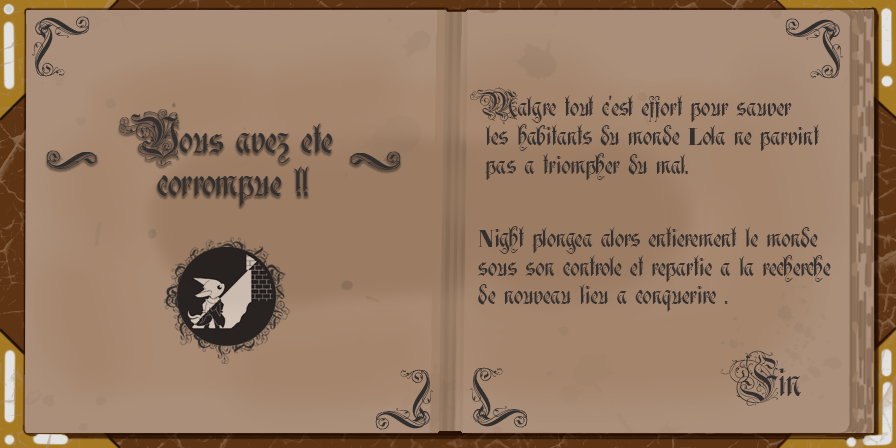
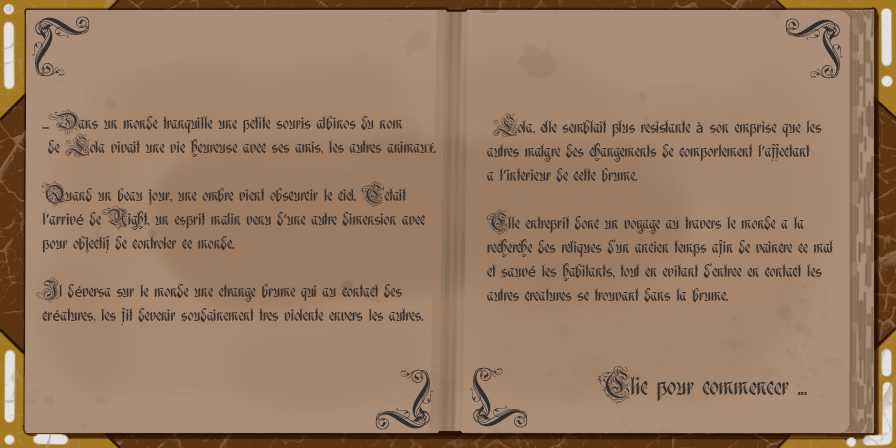
Two versions of the same layered image (w=896, h=448). Layer-by-layer changes:
showed "Clic pour commencer ..." over [597, 366, 807, 405]
showed "Lola, elle semblait plus resistante à son emprise que les aut" over [485, 113, 833, 302]
showed "... Dans un monde tranquille une petite souris albinos du nom", painted on it over [36, 109, 436, 325]
hid group "logo" (3 layers) over [164, 237, 290, 364]
hid "Calque 3" over [177, 247, 276, 346]
hid "logodeco" over [164, 237, 290, 364]
hid "Ellipse 1" over [177, 247, 276, 346]
hid group "Ecran loose" (6 layers) over [47, 87, 833, 406]
painted on "Night plongea alors entierement le monde sous son controle et r" over [478, 218, 833, 254]
painted on "Malgre tout c'est effort pour sauver les habitants du monde Lo" over [688, 116, 822, 152]
